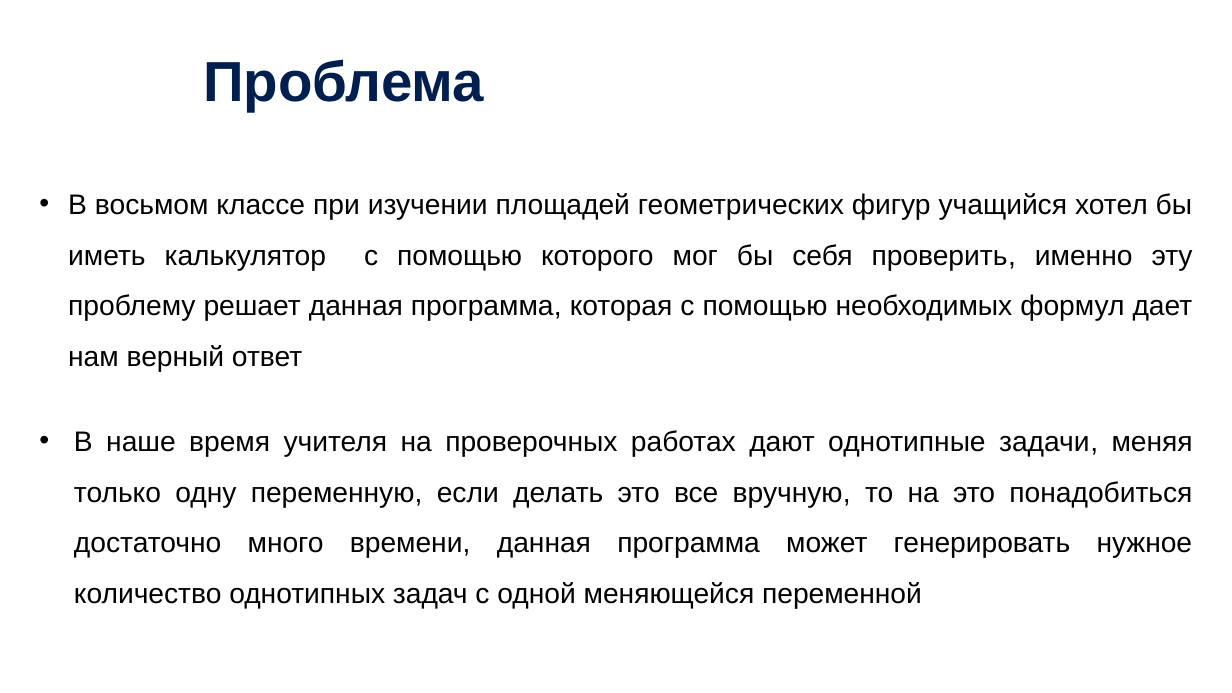
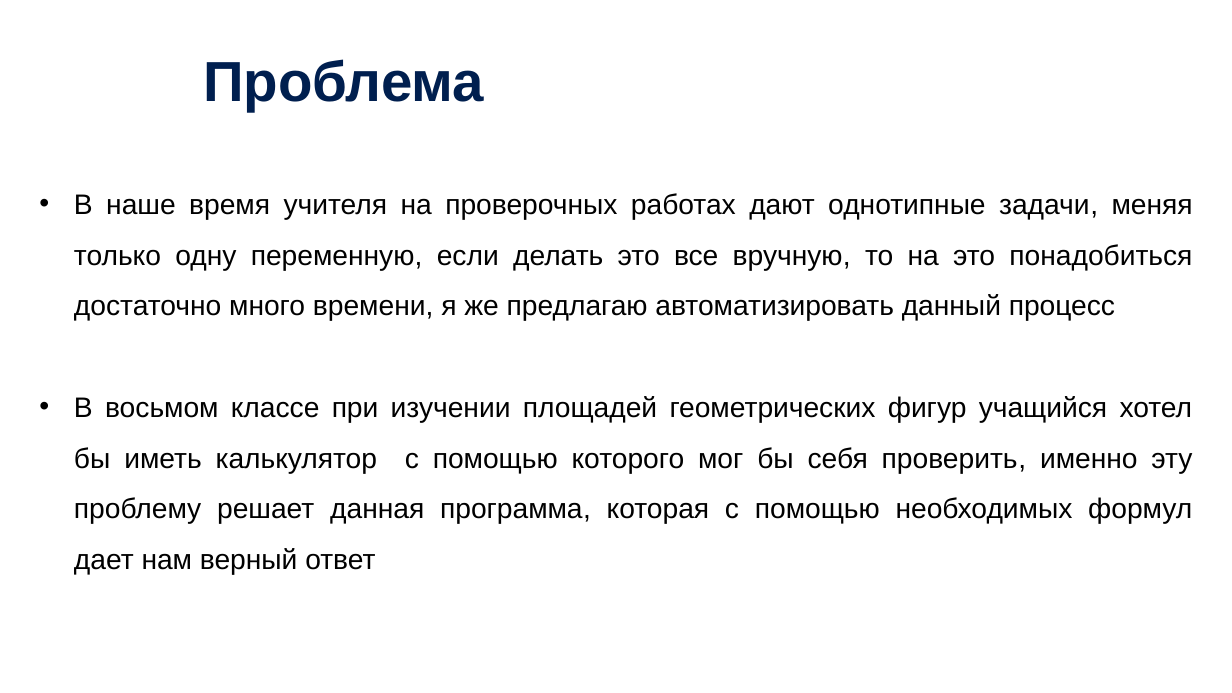
Before and after one commit to kuushma/calculat, a slide deck: slide 2 of documentation/Кушнарева презентация_калькулятор.pptx. Drawn at 1232x693 pixels with LibreOffice and Linux fonts; fonts in the diff are those of the drawing; background and template pictures are left out. Boxes give left, top, right and bottom in pixels: in the first picture for what was removed or moved away, otherwise in the second. Text is boxed around its words. In the diff, an @@ line names an element or a change of style, - is before the commit and + after.

```diff
--- a/documentation/Кушнарева презентация_калькулятор.pptx
+++ b/documentation/Кушнарева презентация_калькулятор.pptx
@@ text at (74,193,1193,321): paragraph added @@
+• В наше время учителя на проверочных работах дают однотипные задачи, меняя только одну переменную, если делать это все вручную, то на это понадобиться достаточно много времени, я же предлагаю автоматизировать данный процесс
@@ text at (74,396,1193,575): indent changed @@
@@ text at (74,430,1193,609): paragraph removed @@
-• В наше время учителя на проверочных работах дают однотипные задачи, меняя только одну переменную, если делать это все вручную, то на это понадобиться достаточно много времени, данная программа может генерировать нужное количество однотипных задач с одной меняющейся переменной
```
Also in this commit, not shown: 8 other slides changed, 4 other files.
